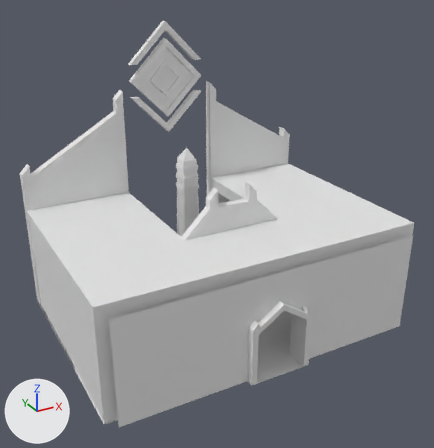
The FBX model Folkal/Assets/Art/3D/Scenery/Temple/Prot_Temple.fbx, before and after one commit.
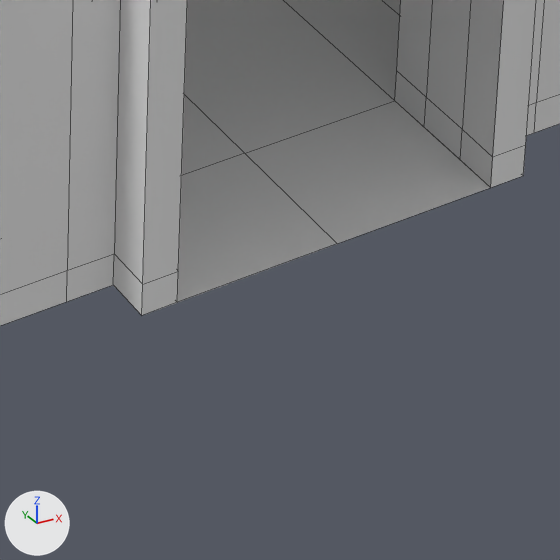
Old and new are each drawn whole from a 50 mm lens placed at (-31.2, -57.0, 40.5), pointed at (-0.9, -1.8, 12.9) and again close up on the part from 53% to 72% of the width and 76% to 94% of the height. Lighting does not change. The marker at lower left points along +X, +Y and +Z. The older version's two pictures come first. The close-ups show mesh edges as thin lines. Where no turn or scale is listed for an object, it has been applied to the vertices.

Before the edit, the objects in view are built like this:
```python
me_cube_013 = bpy.data.meshes.new('Cube.013')
me_cube_013.from_pydata(...)  # 186 vertices, 154 faces; spans x -18.0..18.0, y -0.7..2.0, z -5.3..6.7
# faces by material slot: [62, 92]
me_cube_013.materials.append(mat_material_002)  # white #e7e7e7
me_cube_013.materials.append(mat_material_001)  # white #e7e7e7
me_cube_014 = bpy.data.meshes.new('Cube.014')
me_cube_014.from_pydata(...)  # 514 vertices, 492 faces; spans x -19.0..19.0, y -14.3..13.7, z 0.0..26.0
# faces by material slot: [288, 204]
me_cube_014.materials.append(mat_material_002)  # white #e7e7e7
me_cube_014.materials.append(mat_material_001)  # white #e7e7e7
# before: 21 (0.0, -14.3, 0.0) at pixel (337, 243), 36 (3.0, -14.3, 0.0) at pixel (490, 187), 295 (-3.0, -14.3, 0.0) at pixel (177, 302)
ob_cube = bpy.data.objects.new('Cube', me_cube_014)
ob_cube.location = (0.0, 0.0, 0.0)
ob_cube_013 = bpy.data.objects.new('Cube.013', me_cube_013)
ob_cube_013.location = (0.0, -13.68, 5.31)
```
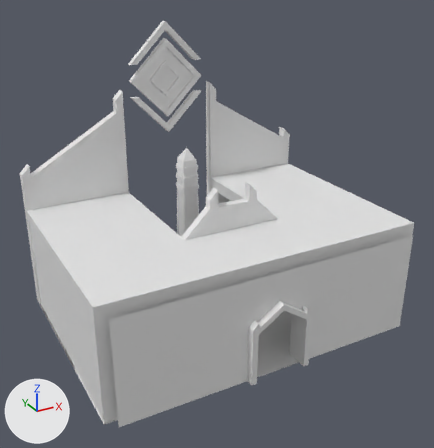
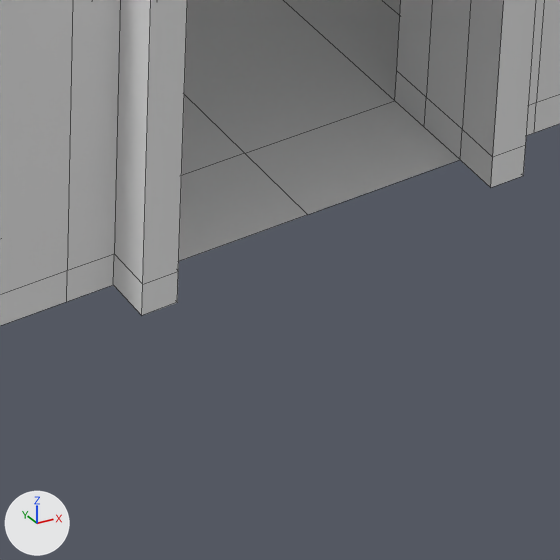
What changed in the scene script:
```text
Change me_cube_014:
    used by ob_cube; location = (0.0, 0.0, 0.0)
    remove me_cube_014.from_pydata(...)  # 514 vertices, 492 faces; spans x -19.0..19.0, y -14.3..13.7, z 0.0..26.0
    add me_cube_014.from_pydata(...)  # 514 vertices, 492 faces; spans x -19.0..19.0, y -13.5..13.7, z 0.0..26.0
    me_cube_014 part 1
    add for i in [21, 36, 295]: me_cube_014.vertices[i].co += Vector((0.0, 0.8, 0.0))
```

Pixel boxes (x1, y1, x2, y2) of what changed, in the close-ups (560 x 560 px; the box of a moved part takes in the faces that stretch with it):
'Cube', reshaped
    before: (177, 0, 491, 302)
    after: (179, 0, 460, 261)
part 1 of me_cube_014, moved or reshaped
    before: (177, 101, 491, 302)
    after: (179, 101, 460, 261)
